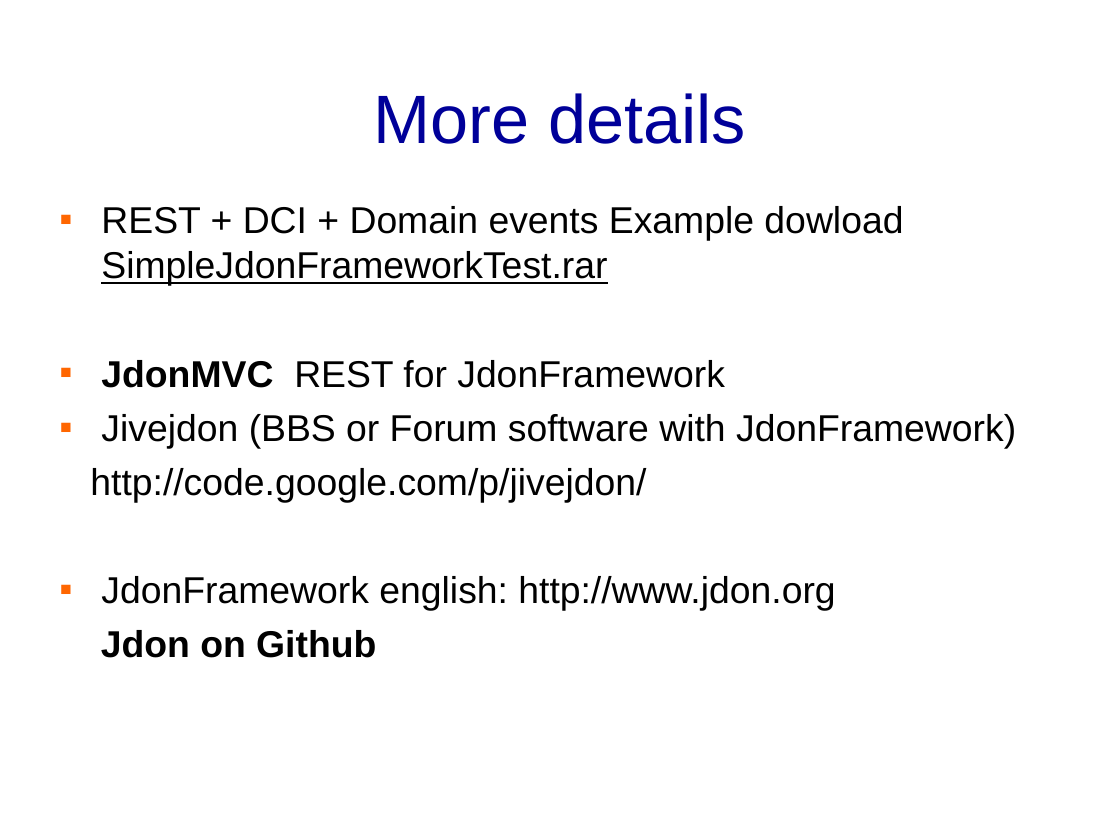
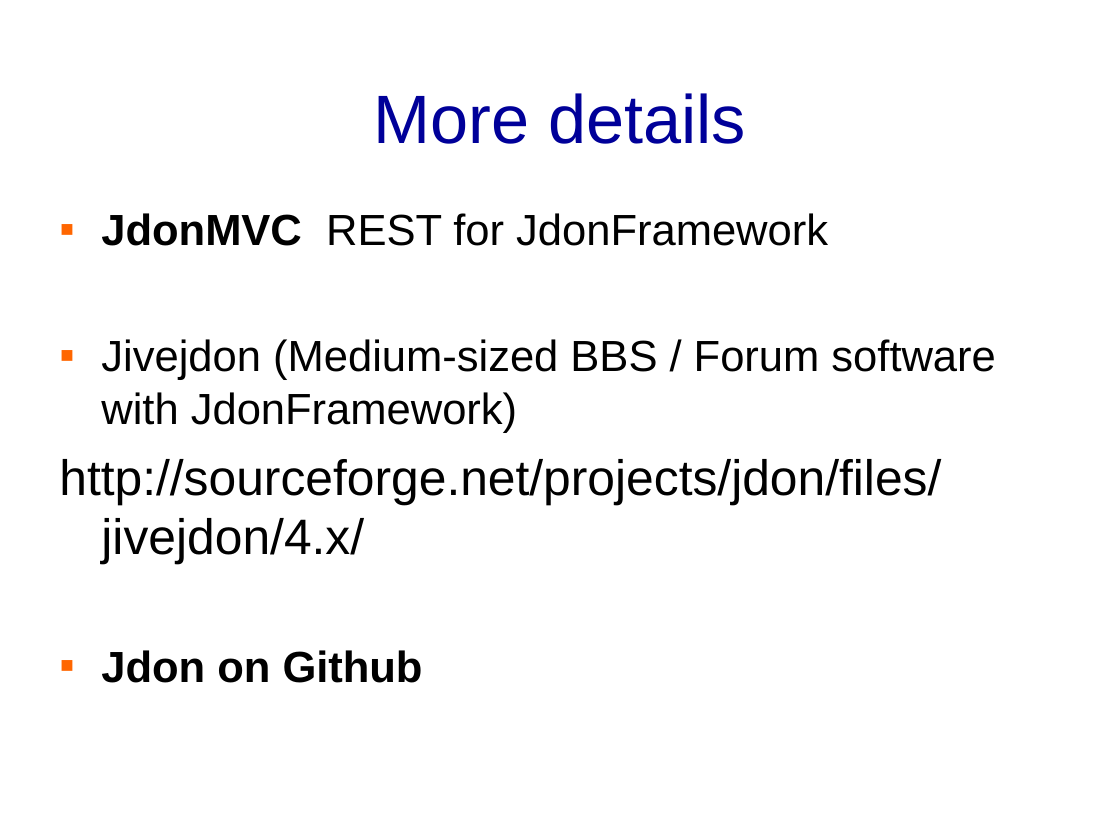
Before and after one commit to banq/jdonframework, a slide deck: slide 68 of doc/english/JdonFramework.ppt (slide 77 before the commit). Drawn at 1120x840 pixels with LibreOffice and Linux fonts; fonts in the diff are those of the drawing; background and template pictures are left out. Boxes give left, top, right and bottom in pixels: in the first picture for what was removed or moved away, otherwise in the second. Text is boxed around its words. In the diff, an @@ line names an element or a change of style, - is before the commit and + after.

```diff
--- a/doc/english/JdonFramework.ppt
+++ b/doc/english/JdonFramework.ppt
@@ text at box(101, 206, 903, 286): paragraph removed @@
-▪ REST + DCI + Domain events Example dowload SimpleJdonFrameworkTest.rar
@@ text at box(101, 213, 828, 683): size 24 to 28 pt in "JdonMVC REST for JdonFramework", "Jdon on Github"; more space between paragraphs; bullet none to ▪ @@
@@ text at box(59, 339, 995, 565): text changed; size 24 to 28 pt @@
-▪ Jivejdon (BBS or Forum software with JdonFramework)
-http://code.google.com/p/jivejdon/
-▪ JdonFramework english: http://www.jdon.org
+▪ Jivejdon (Medium-sized BBS / Forum software with JdonFramework)
+http://sourceforge.net/projects/jdon/files/jivejdon/4.x/
```
Also in this commit, not shown: 22 other slides changed, 8 slides added, 17 slides removed, 2 other files.
